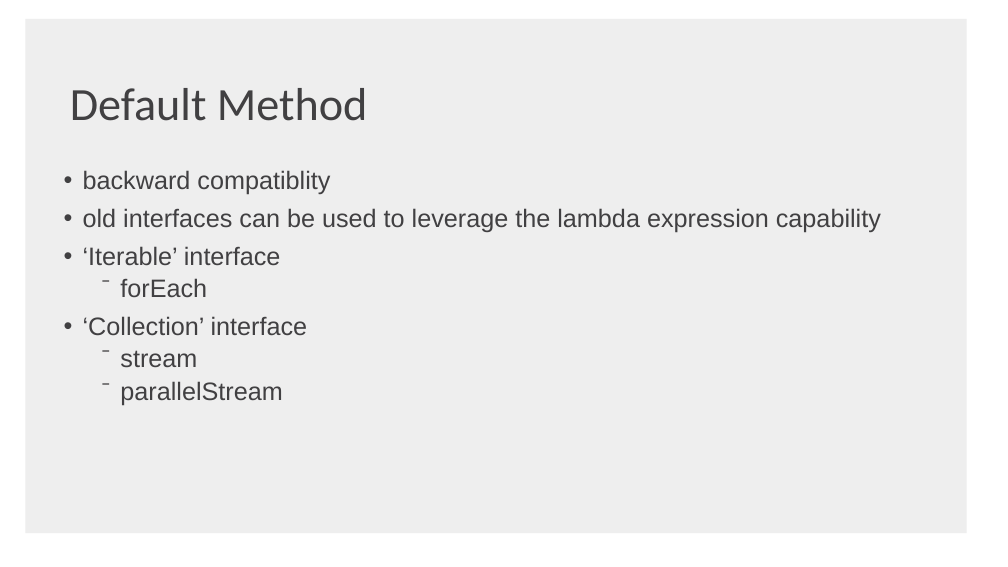
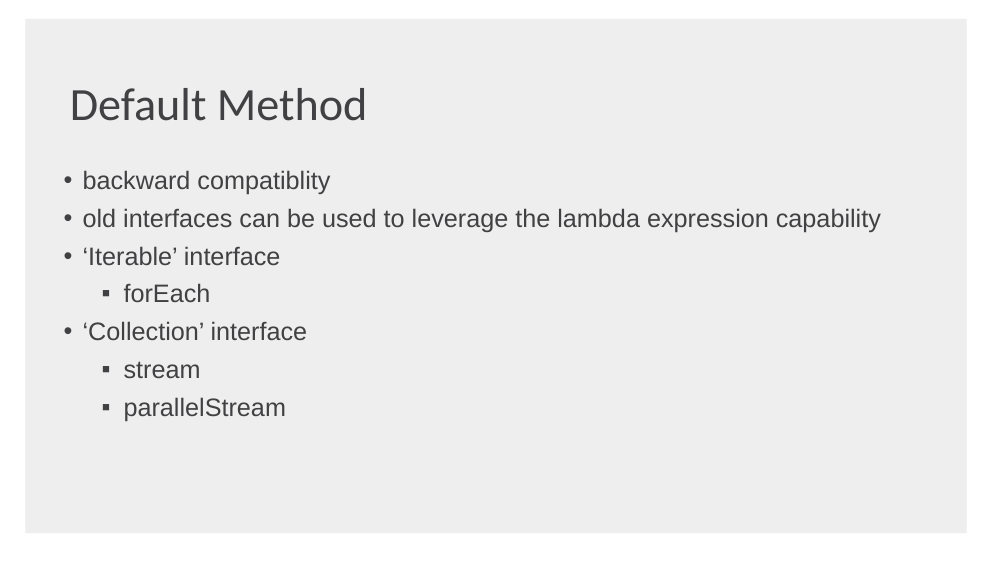
Before and after one commit to shaojie-xu-kp/Java8_lunch_learn, a slide deck: slide 8 of Java 8 & TDP.pptx. Drawn at 1008x567 pixels with LibreOffice and Linux fonts; fonts in the diff are those of the drawing; background and template pictures are left out. Boxes give left, top, right and bottom in pixels: in the first picture for what was removed or moved away, otherwise in the second. Text is boxed around its words. In the diff, an @@ line names an element or a change of style, - is before the commit and + after.

```diff
--- a/Java 8 & TDP.pptx
+++ b/Java 8 & TDP.pptx
@@ text at [124,283,286,421]: bullet ⁻ to ▪; more space between paragraphs @@
```
Also in this commit, not shown: 4 other slides changed, 1 slide added.
